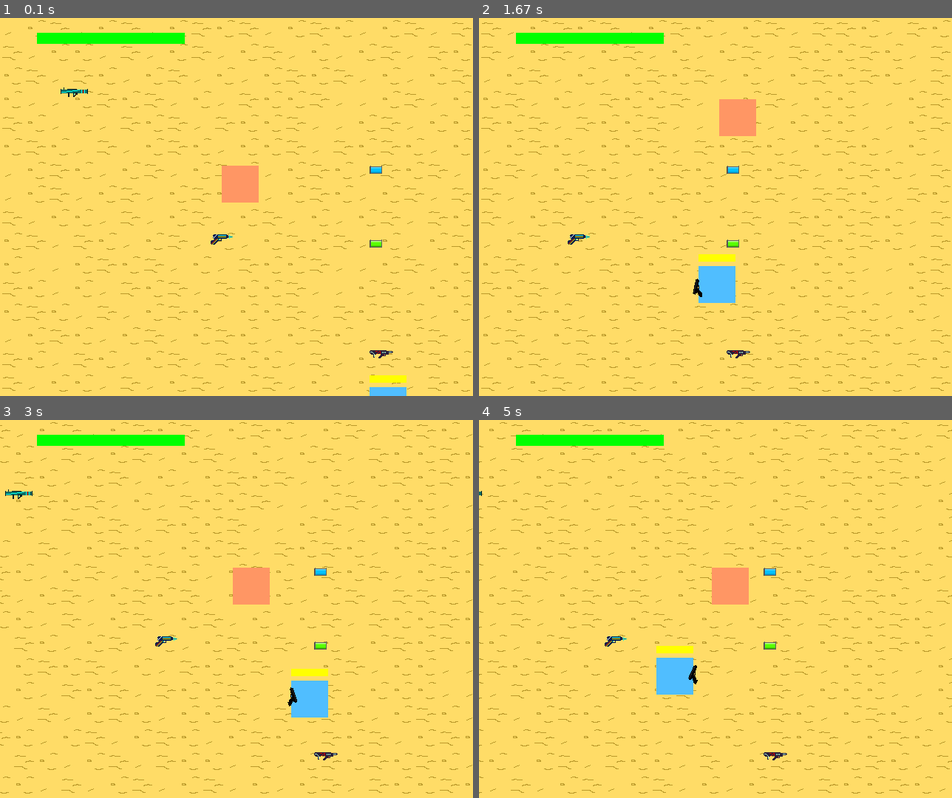
Above: before the commit, frames 1-4 (two rows, left to right).
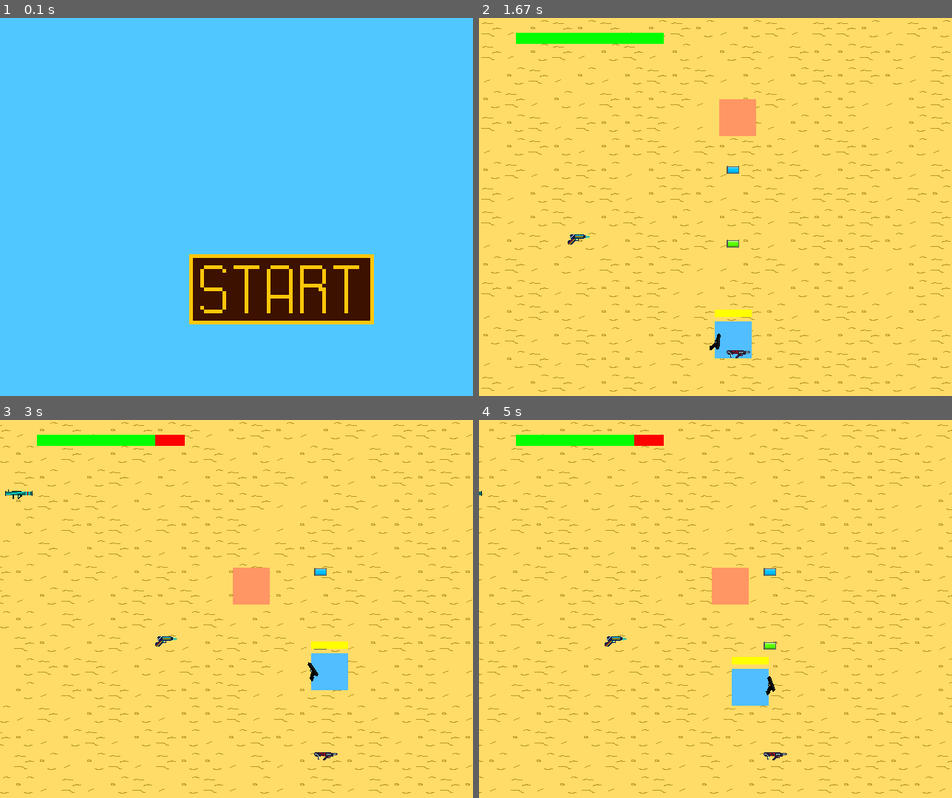
Above: after the commit, the same moments.

Repository: Antoine-Vitrian/Pygame_Project
Game: pygame game, started from game.py
Two runs of this game, one before a commit and one after it. Both use one fixed random seed, a clock stepped at 60 frames per second and the inputs below.
Inputs (mouse positions are in pixels of both pictures, inside the frame that each line leads up to):
- Up to frame 1 (0.1 s): no input
- Up to frame 2 (1.67 s): press the mouse at (762, 290) at 0.37 s; move the mouse to (682, 248) at 0.47 s; release the mouse at (601, 210) at 0.6 s; hold D 0.67-1.13 s; move the mouse to (762, 290) at 0.7 s; hold W 1.17-1.47 s; hold D from 1.5 s (still down)
- Up to frame 3 (3 s): release D at 1.97 s; hold A 2-2.53 s; hold S 2.57-2.87 s; hold A from 2.9 s (still down)
- Up to frame 4 (5 s): release A at 3.3 s; hold W 3.33-3.7 s; hold D 3.73-4.37 s; hold S 4.4-4.77 s; hold A from 4.8 s (still down)

The runs differ from the first frame. In frame 1, 100% of the frame differs, in the area x 0-100%, y 0-100%; in frame 2, 1.8%; in frame 3, 1.8%; in frame 4, 2.1%.

Commit message:
Adicionado telas do jogo incompletas

Diff:
--- /dev/null
+++ b/button.py
@@ -0,0 +1,34 @@
+import pygame
+
+# classe para os botões
+class Button():
+    def __init__(self, x, y, image, scale):
+        width = image.get_width()
+        height = image.get_height()
+        self.image = pygame.transform.scale(image, (int(width * scale), int(height * scale)))
+        self.rect = self.image.get_rect()
+        self.rect.topleft = (x, y)
+        self.clicked = False
+
+    def draw(self, surface):
+        action = False
+
+        # get mouse position
+        pos = pygame.mouse.get_pos()
+        # check mouseover and clicked conditions
+        if self.rect.collidepoint(pos):
+            pygame.mouse.set_cursor(pygame.SYSTEM_CURSOR_HAND)
+            pygame.transform.scale(self.image, (int(self.image.get_width() * 0.2), int(self.image.get_height() * 0.2)))
+
+            if pygame.mouse.get_pressed()[0] and self.clicked == False:
+                self.clicked = True
+                action = True
+            if not pygame.mouse.get_pressed()[0]:
+                self.clicked = False
+        else:
+            pygame.mouse.set_cursor(pygame.SYSTEM_CURSOR_ARROW)
+
+        # Desenha o botão na tela
+        surface.blit(self.image, (self.rect.x, self.rect.y))
+
+        return action
--- a/enemies.py
+++ b/enemies.py
@@ -53,7 +53,14 @@
 
         # calcula o ângulo entre o inimigo e o player
         radians = math.atan2(dist_y, dist_x)
-        self.angle = math.degrees(radians)
+        target_angle = math.degrees(radians)
+
+        if self.angle + 180 <= target_angle + 180:
+            self.angle += 5
+        elif self.angle + 180 >= target_angle + 180:
+            self.angle -= 5
+
+        print(self.angle)
 
     def move(self):
         radians = math.radians(self.angle)
--- a/game.py
+++ b/game.py
@@ -9,6 +9,7 @@
 from game_map import *
 from itens import AmmoPack
 from sprites import *
+from button import Button
 
 pygame.init()
 
@@ -27,6 +28,10 @@
 ]
 map = Map("map/mapa_1.csv", tile_kinds, TILES_SIZE)
 
+# Botões
+start_btn_img = pygame.image.load('Img/btns/start_btn.png')
+start_btn = Button(SCREEN_HEIGHT//2, SCREEN_WIDTH//2, start_btn_img, 5)
+
 # Jogador
 plr_col = (255, 150, 100)
 player = Player_rect(300, 200, 100, plr_col)
@@ -38,8 +43,8 @@
 bazooka = Bazooka(100, 100, 10, 'Img/Armas/bazuca_FW1000.png', 100, animation_cooldown, 'Img/other/bazooka_spritesheet.png', 32, 32)
 
 # inimigos
-soldier = Enemy(500, 500, '', 80, 60, 0.4)
-soldier2 = Enemy(600, 800, '', 80, 60, 0.4)
+soldier = Enemy(500, 500, '', 80, 60, 0.2)
+soldier2 = Enemy(600, 800, '', 80, 60, 0.2)
 
 enemy_limit = 10
 
@@ -49,7 +54,37 @@
 
 loaded_guns = [gun, pistol, laser_gun, bazooka]
 loaded_items = [ammo_pack, bazooka_pack]
-loaded_enemies = [soldier, soldier2]
+loaded_enemies = [soldier]
+
+def main_menu():
+    menu = True
+    while menu:
+        screen.fill((80, 200, 255))
+
+        start_btn.draw(screen)
+
+        if start_btn.clicked:
+            game()
+
+        for event in pygame.event.get():
+            if event.type == pygame.QUIT:
+                pygame.quit()
+                sys.exit()
+
+        pygame.display.flip()
+
+def game_over():
+    game_over_menu = True
+    while game_over_menu:
+
+        screen.fill((255, 200, 180))
+
+        for event in pygame.event.get():
+            if event.type == pygame.QUIT:
+                pygame.quit()
+                sys.exit()
+
+        pygame.display.flip()
 
 def item_handler(items):
     for item in items:
@@ -116,11 +151,14 @@
             elif event.type == DEQUIP_EVENT:
                 player.dequip()
 
+        if not player.life:
+            game_over()
+
 
         pygame.display.flip()
 
 if __name__ == "__main__":
-    game()
+    main_menu()
 
 pygame.quit()
 sys.exit()
Binary file added: Img/btns/start_btn.png
